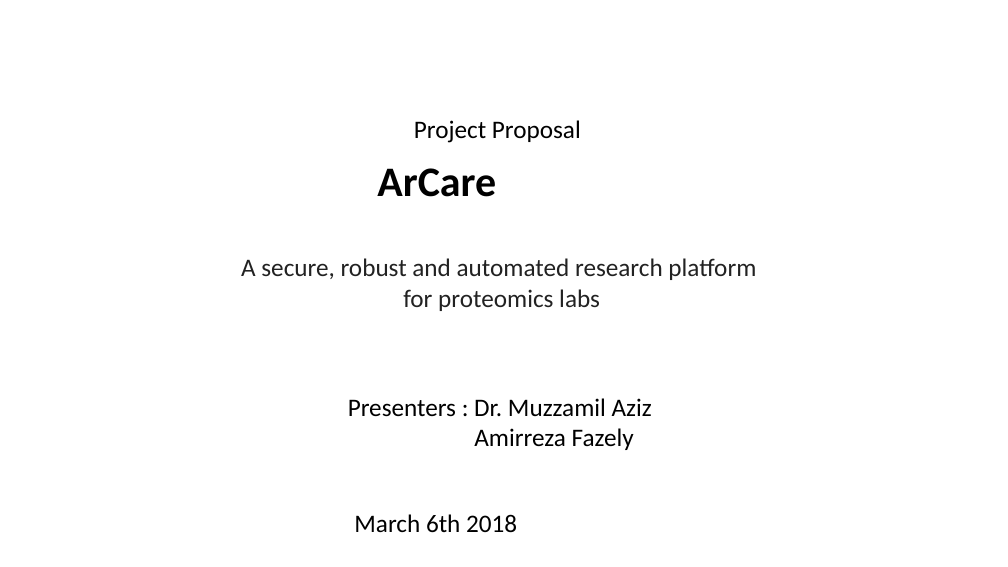
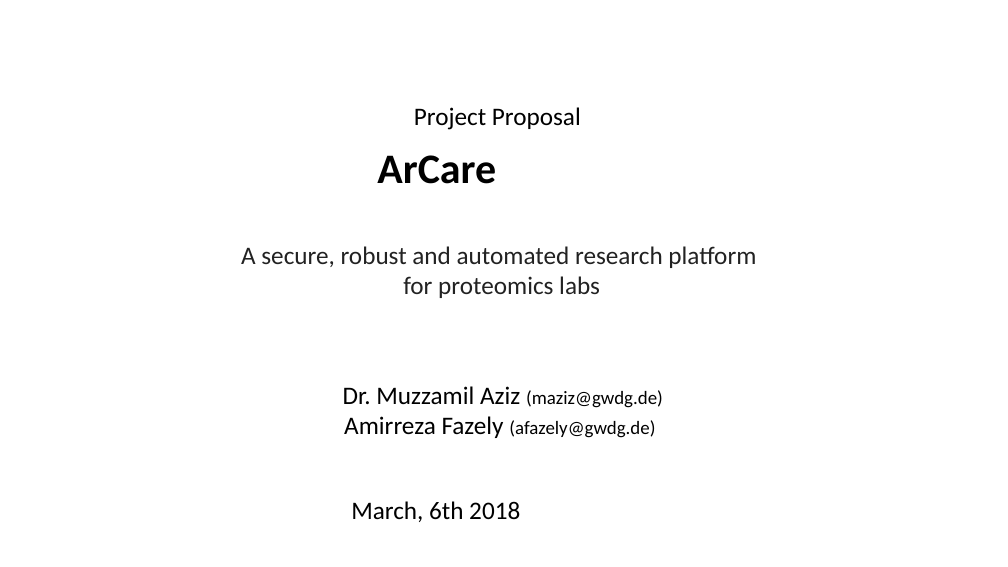
Before and after one commit to arfazel/ArCare, a slide deck: slide 1 of GPF-Presentation1.pptx. Drawn at 1008x567 pixels with LibreOffice and Linux fonts; fonts in the diff are those of the drawing; background and template pictures are left out. Boxes give left, top, right and bottom in pixels: in the first picture for what was removed or moved away, otherwise in the second. Text is boxed around its words. In the diff, an @@ line names an element or a change of style, - is before the commit and + after.

Commit message:
GPF Presentation - 6th March 2018

```diff
--- a/GPF-Presentation1.pptx
+++ b/GPF-Presentation1.pptx
@@ text "Project Proposal" moved from (x1=241, y1=120, x2=756, y2=311) to (x1=241, y1=107, x2=756, y2=298) @@
@@ text at (x1=343, y1=386, x2=663, y2=522): text changed @@
-Presenters : Dr. Muzzamil Aziz
-Amirreza Fazely
-March 6th 2018
+Dr. Muzzamil Aziz (maziz@gwdg.de)
+Amirreza Fazely (afazely@gwdg.de)
+March, 6th 2018
```
Also in this commit, not shown: 1 other slide changed, 1 slide added, 1 slide removed.
